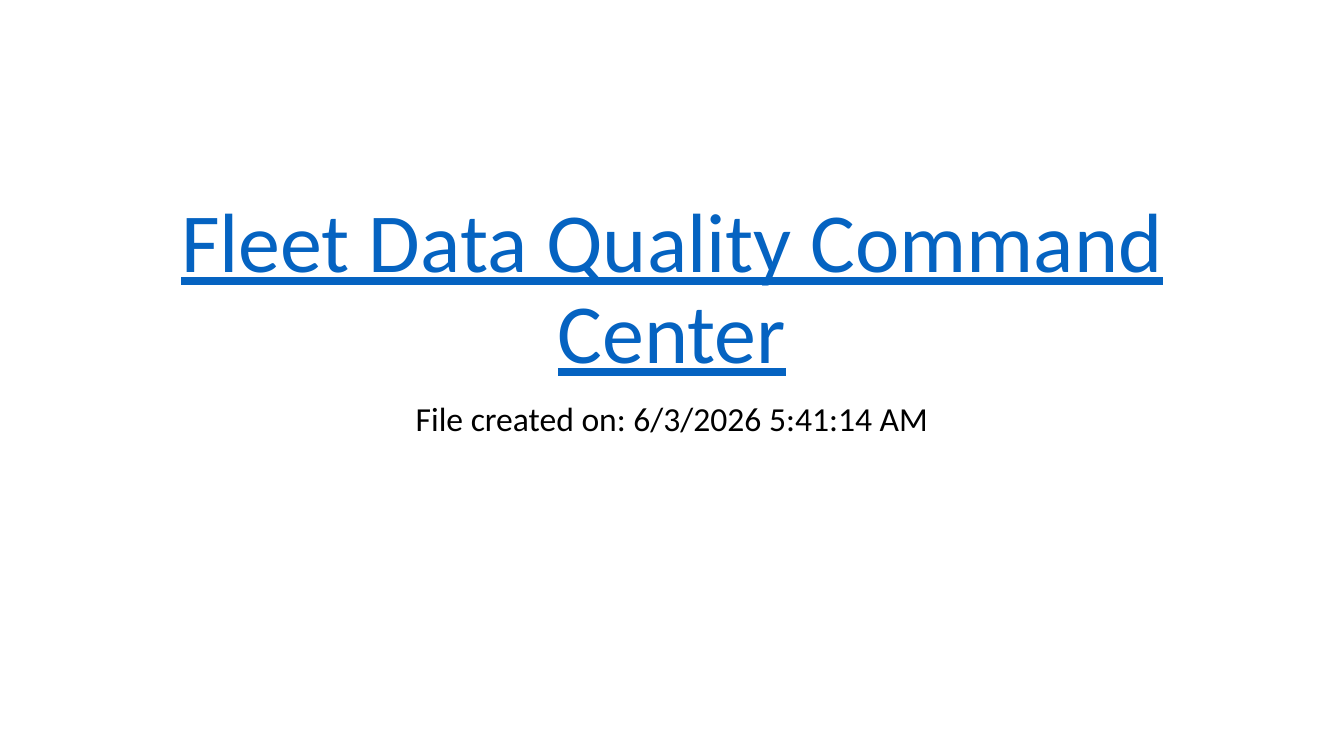
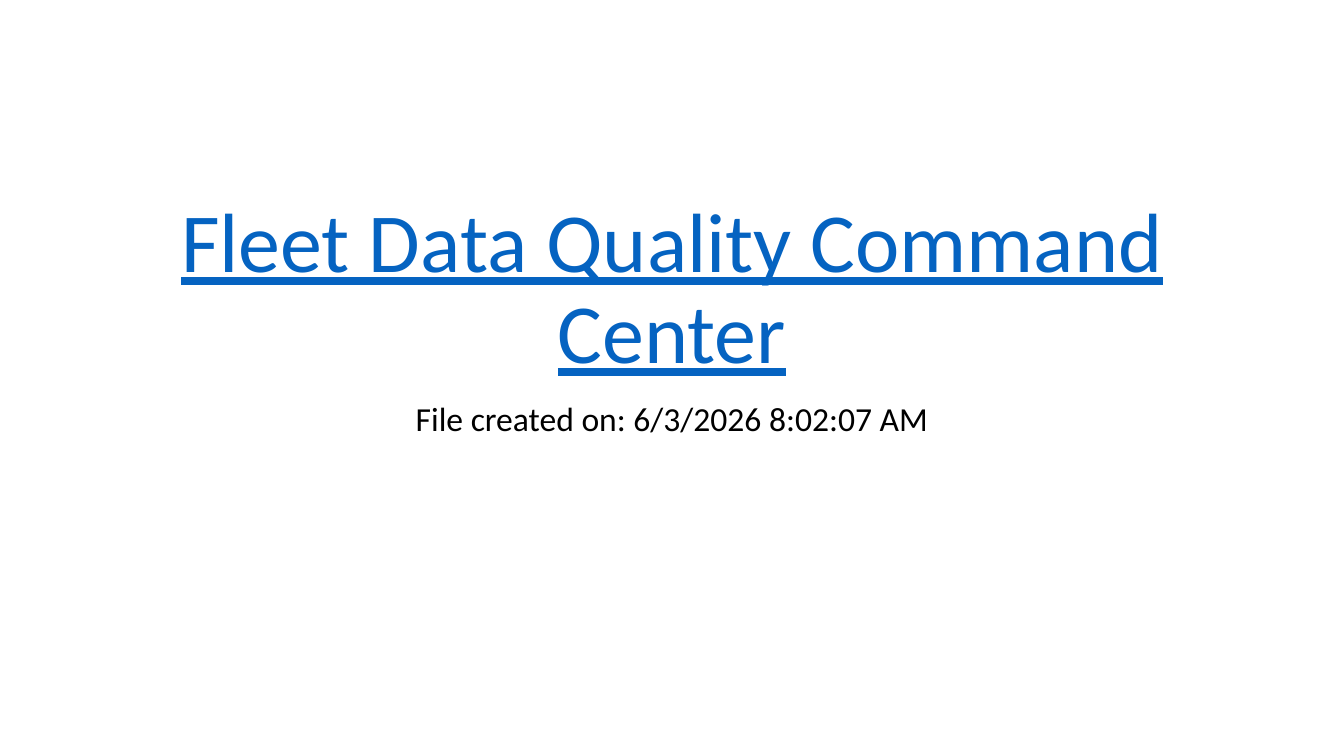
Before and after one commit to hamodikk/fleet_data_quality_automation_prototype, a slide deck: slide 1 of Tableau/exports/Fleet Data Quality Command Center.pptx. Drawn at 1344x756 pixels with LibreOffice and Linux fonts; fonts in the diff are those of the drawing. Boxes give left, top, right and bottom in pixels: in the first picture for what was removed or moved away, otherwise in the second. Text is boxed around its words. In the diff, an @@ line names an element or a change of style, - is before the commit and + after.

```diff
--- a/Tableau/exports/Fleet Data Quality Command Center.pptx
+++ b/Tableau/exports/Fleet Data Quality Command Center.pptx
@@ subtitle at box(416, 407, 928, 433): text changed @@
-File created on: 6/3/2026 5:41:14 AM
+File created on: 6/3/2026 8:02:07 AM
```
Also in this commit, not shown: 5 other files.
